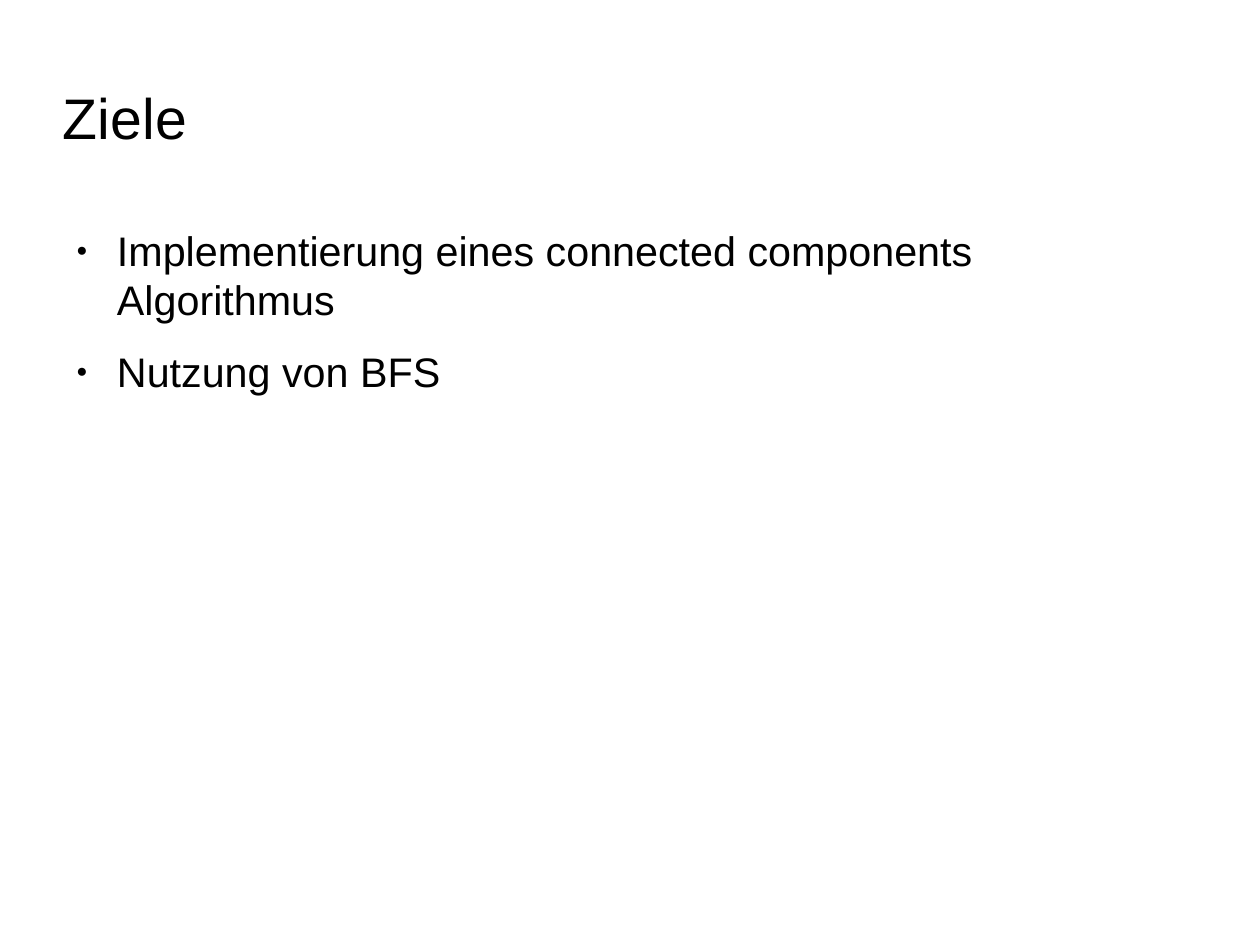
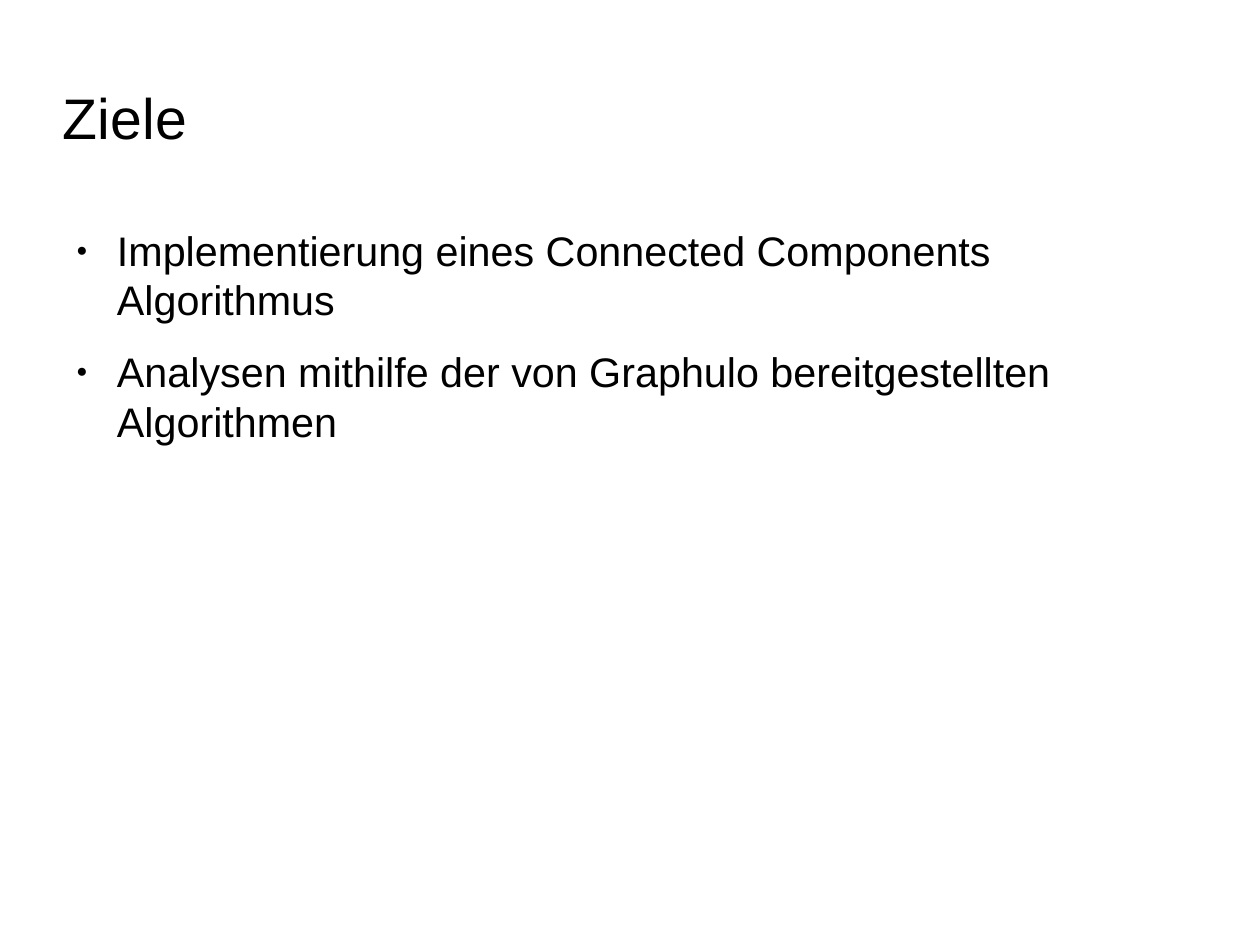
Before and after one commit to ScaDS/dblp-graphulo, a slide deck: slide 12 of doc/testat1.odp (slide 13 before the commit). Drawn at 1260x945 pixels with LibreOffice and Linux fonts; fonts in the diff are those of the drawing; background and template pictures are left out. Boxes give left, top, right and bottom in pixels: in the first picture for what was removed or moved away, otherwise in the second. Text is boxed around its words. In the diff, an @@ line names an element or a change of style, - is before the commit and + after.

```diff
--- a/doc/testat1.odp
+++ b/doc/testat1.odp
@@ text at [117, 236, 1050, 445]: text changed @@
-● Implementierung eines connected components Algorithmus
-● Nutzung von BFS
+● Implementierung eines Connected Components Algorithmus
+● Analysen mithilfe der von Graphulo bereitgestellten Algorithmen
```
Also in this commit, not shown: 2 other slides changed, 1 slide added, 2 other files.
